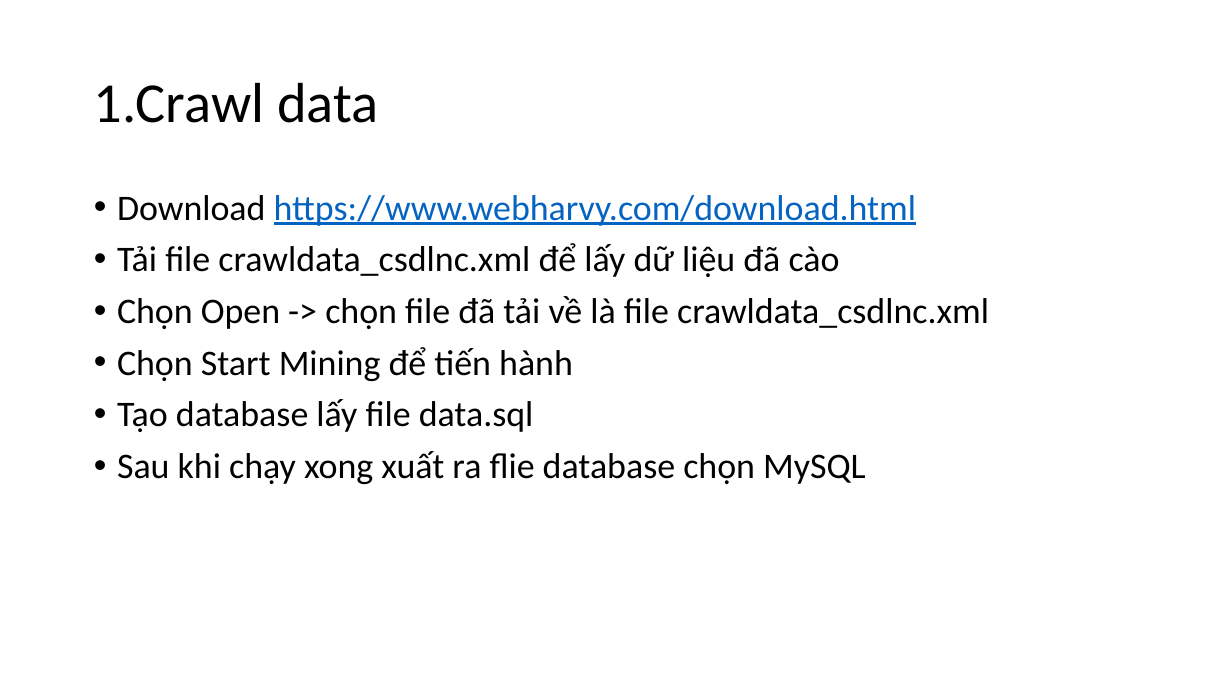
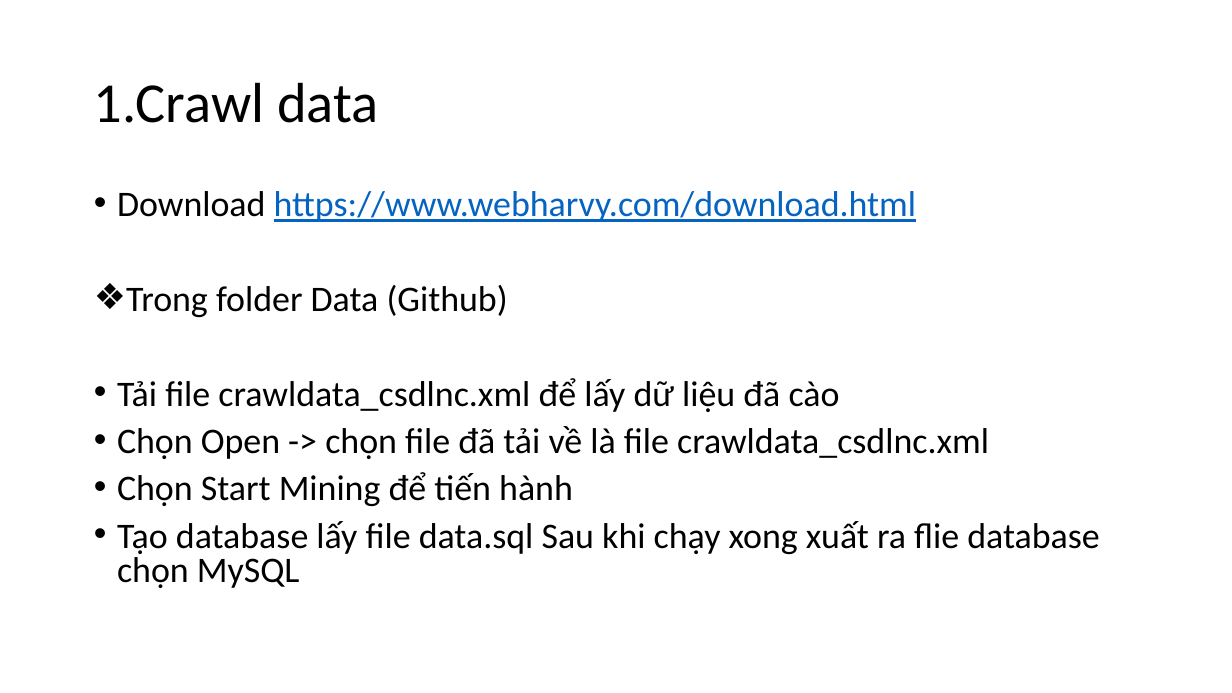
Before and after one commit to kiwi433/WEBSITE-SELLING-COSMETICS-USES-JAVA-LANGUAGE, a slide deck: slide 2 of Hướng dẫn sử dụng.pptx. Drawn at 1232x693 pixels with LibreOffice and Linux fonts; fonts in the diff are those of the drawing. Boxes give left, top, right and bottom in pixels: in the first picture for what was removed or moved away, otherwise in the second. Text is boxed around its words. In the diff, an @@ line names an element or a change of style, - is before the commit and + after.

```diff
--- a/Hướng dẫn sử dụng.pptx
+++ b/Hướng dẫn sử dụng.pptx
@@ text at (117,191,989,506): line spacing 0.9 to 0.8 @@
@@ text at (126,285,508,317): paragraph added @@
+❖ Trong folder Data (Github)
@@ text at (117,521,1099,588): text changed @@
-• Tạo database lấy file data.sql
-• Sau khi chạy xong xuất ra flie database chọn MySQL
+• Tạo database lấy file data.sql Sau khi chạy xong xuất ra flie database chọn MySQL
```
Also in this commit, not shown: 2 other slides changed.
